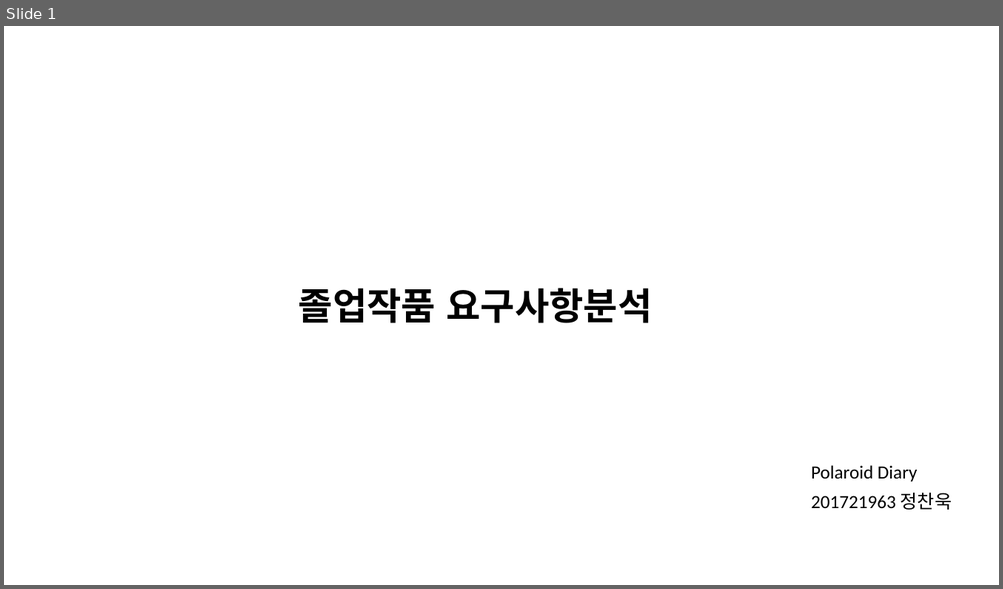
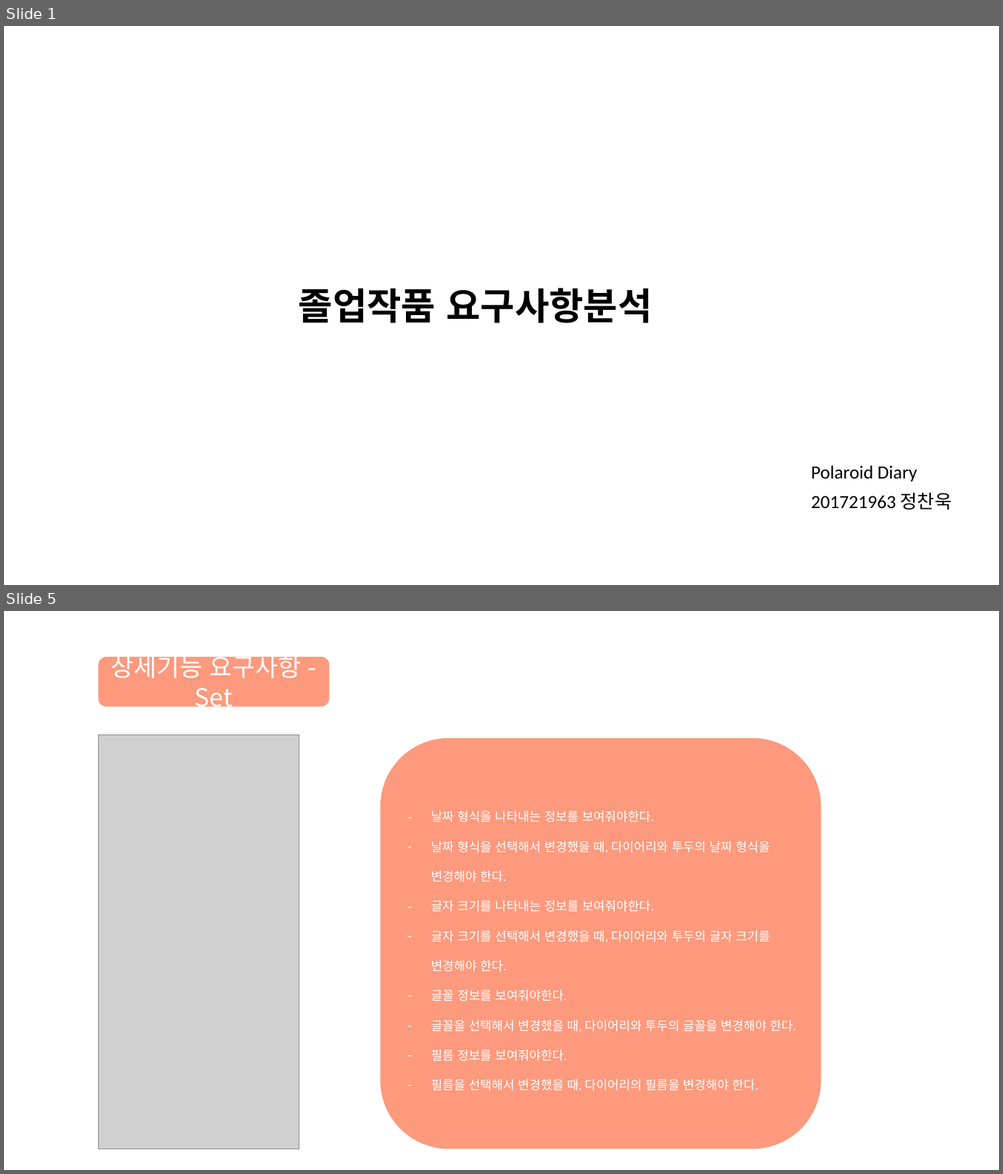
Before and after one commit to chaeHaram/University, a slide deck: 4-1/소프트웨어 종합설계/7주차/졸업작품 요구사항분석.pptx. Shown one above the other, each under a label of ours: slide 1 before the commit, slides 1 and 5 after it; the slides between them are not shown. The pictures are 1003x589 and 1003x1174 pixels, drawn with LibreOffice and Linux fonts; fonts in the diff are those of the drawing; grey boxes stand for pictures. Boxes give left, top, right and bottom in pixels: in the first picture for what was removed or moved away, otherwise in the second. Text is boxed around its words. In the diff, an @@ line names an element or a change of style, - is before the commit and + after.

Commit message:
졸작 요구사항 발표 ppt

```diff
--- a/4-1/소프트웨어 종합설계/7주차/졸업작품 요구사항분석.pptx
+++ b/4-1/소프트웨어 종합설계/7주차/졸업작품 요구사항분석.pptx
@@ slide 5 added at [4,611,999,1170], background #FFFFFF @@
@@ rounded rectangle added at [98,657,329,706], fill #FD997D, 24 pt, text #FFFFFF @@
+상세기능 요구사항 - Set
@@ picture added at [98,735,299,1150] @@
@@ rounded rectangle added at [380,738,821,1150], fill #FD997D, 12 pt, text #FFFFFF @@
+– 날짜 형식을 나타내는 정보를 보여줘야한다.
+– 날짜 형식을 선택해서 변경했을 때, 다이어리와 투두의 날짜 형식을 변경해야 한다.
+– 글자 크기를 나타내는 정보를 보여줘야한다.
+– 글자 크기를 선택해서 변경했을 때, 다이어리와 투두의 글자 크기를 변경해야 한다.
+– 글꼴 정보를 보여줘야한다.
+– 글꼴을 선택해서 변경했을 때, 다이어리와 투두의 글꼴을 변경해야 한다.
+– 필름 정보를 보여줘야한다.
+– 필름을 선택해서 변경했을 때, 다이어리의 필름을 변경해야 한다.
```
Also in this commit, not shown: 1 slide changed, 7 other slides added, 12 other files.
